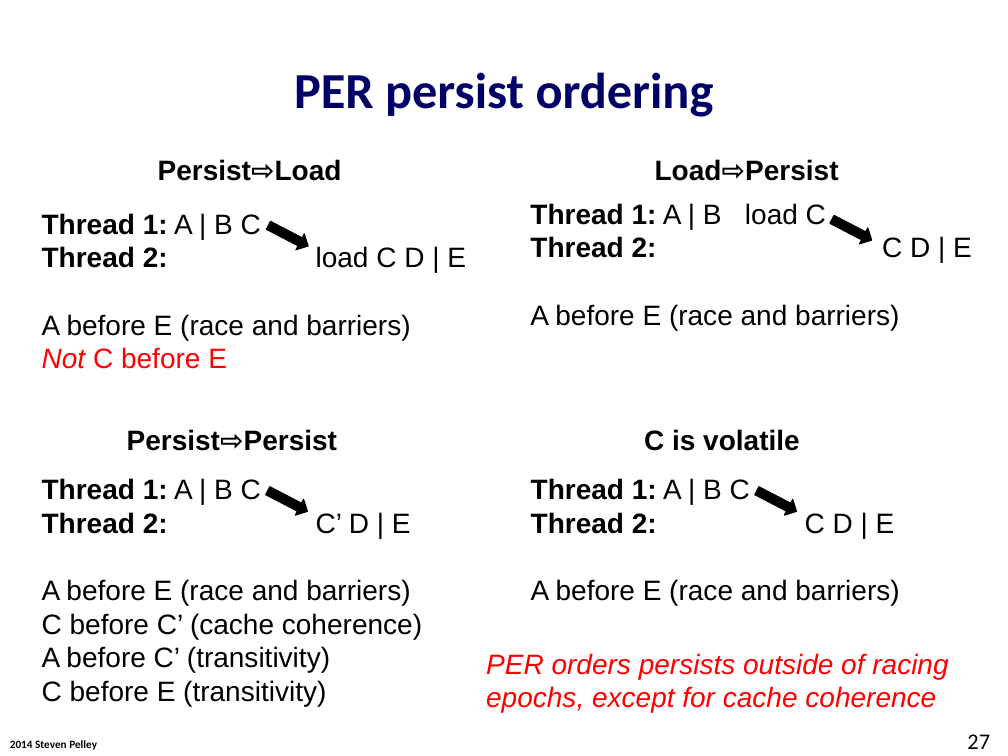
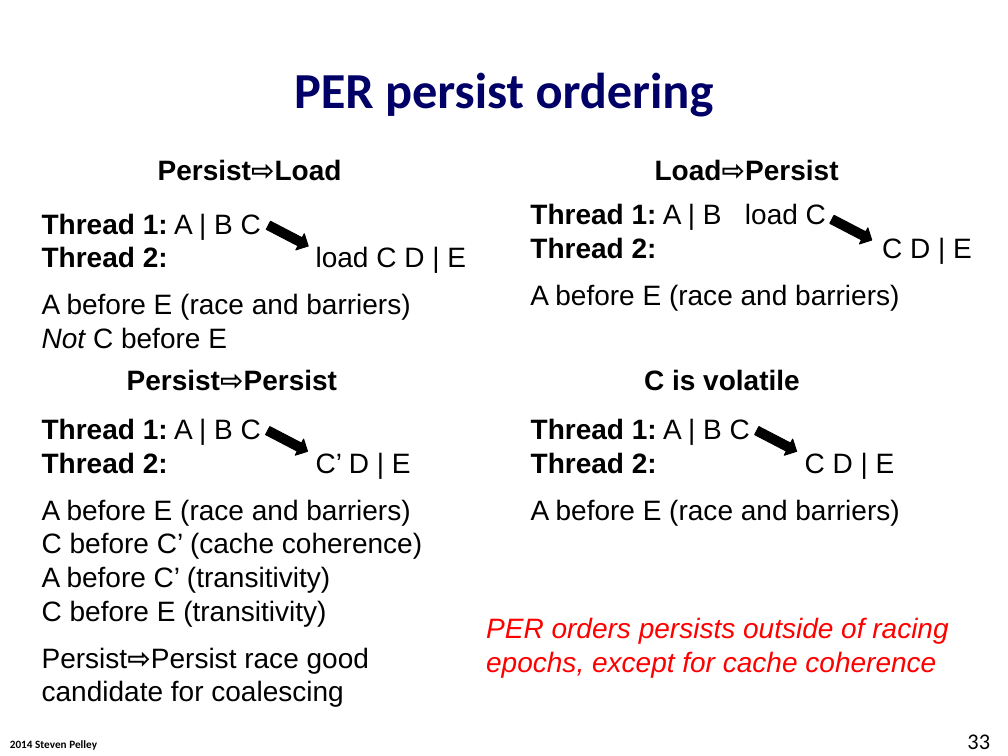
Before and after one commit to Abulila/dissertation, a slide deck: slide 33 of proposal/defense.pptx (slide 27 before the commit). Drawn at 1008x756 pixels with LibreOffice and Linux fonts; fonts in the diff are those of the drawing; background and template pictures are left out. Boxes give left, top, right and bottom in pixels: in the first picture for what was removed or moved away, otherwise in the second. Text is boxed around its words. In the diff, an @@ line names an element or a change of style, - is before the commit and + after.

Commit message:
defense.pptx: persistency definition and backup slides

```diff
--- a/proposal/defense.pptx
+++ b/proposal/defense.pptx
@@ text "Thread 1: A | B ..." rewrapped from [530, 203, 972, 330] to [530, 203, 972, 310] @@
@@ text at [42, 327, 227, 349]: text colour #FF0000 to #000000 in "Not C before E" @@
@@ text "Thread 1: A | B ...": place and size @@
-text "Thread 1: A | B ..." at [42, 478, 422, 706]
+text "Thread 1: A | B ..." at [42, 418, 422, 706]
@@ text "Thread 1: A | B ..." rewrapped from [531, 478, 899, 605] to [531, 418, 899, 525] @@
@@ 2 texts, 2 right arrows: place and size @@
-2 texts, 2 right arrows at [127, 429, 801, 519]
+2 texts, 2 right arrows at [127, 369, 801, 460]
@@ text "PER orders persists outside of ...": place and size @@
-text "PER orders persists outside of ..." at [486, 653, 948, 713]
+text "PER orders persists outside of ..." at [486, 617, 948, 677]
@@ text at [42, 647, 369, 706]: paragraph added @@
+Persist⇨Persist race good candidate for coalescing
@@ page number at [967, 734, 990, 749]: text changed @@
-27
+33
```
Also in this commit, not shown: 15 other slides changed, 9 slides added.
